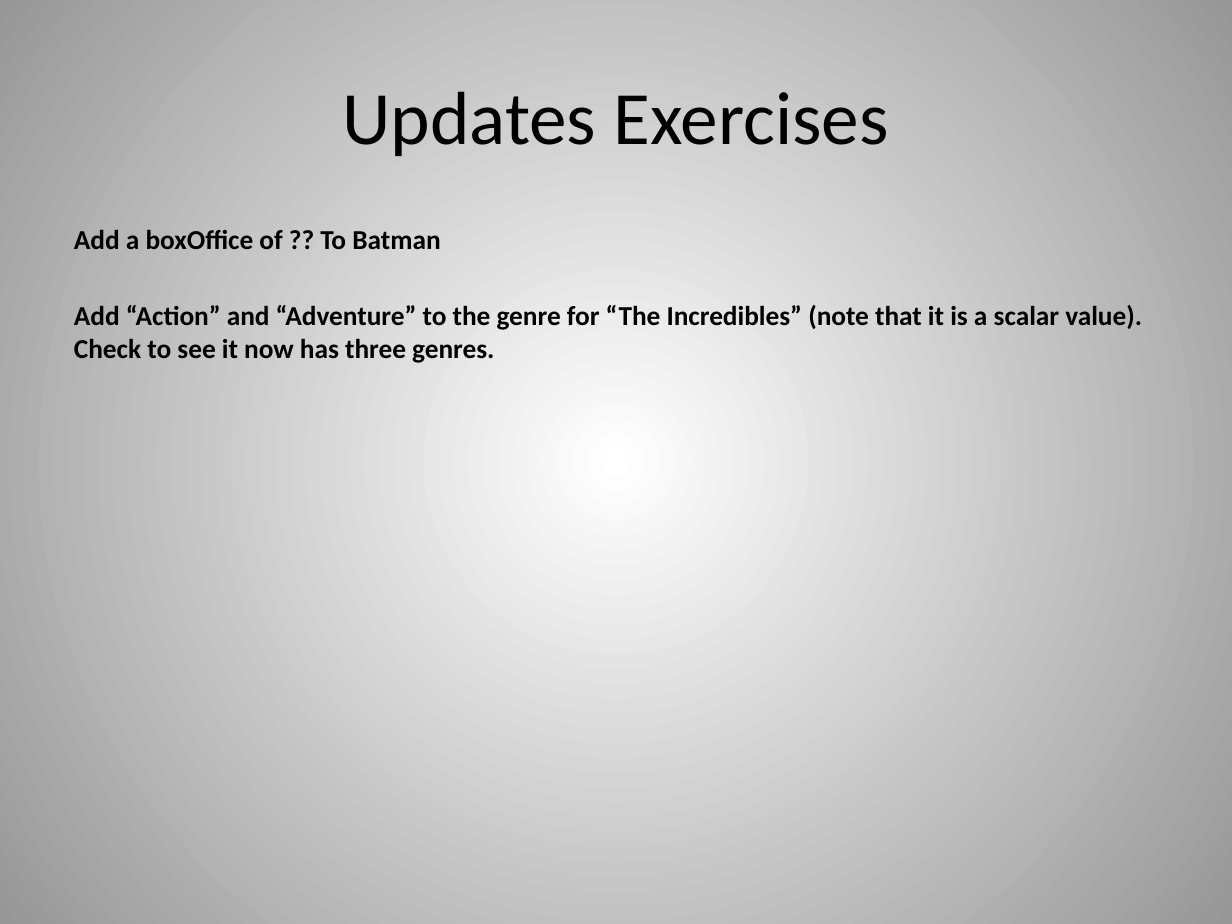
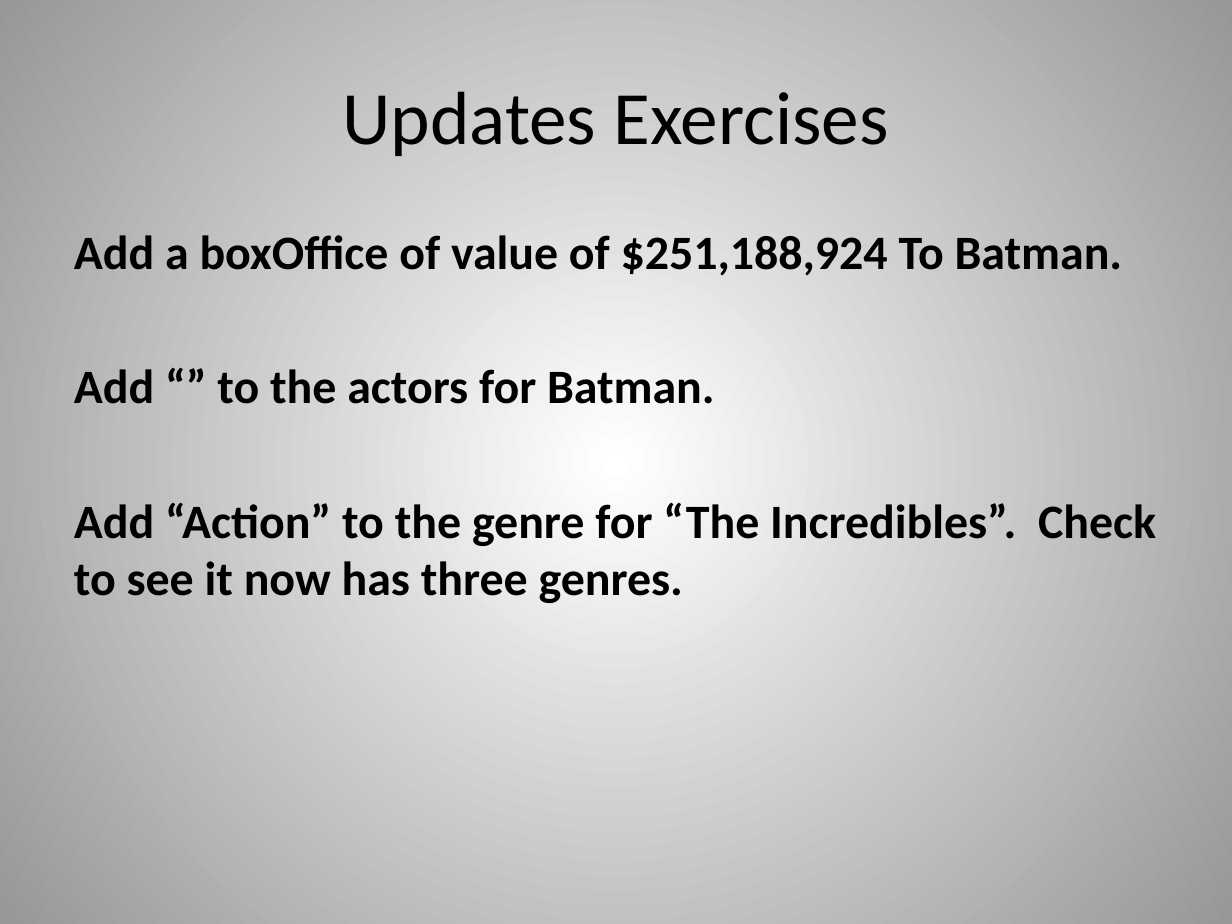
Before and after one commit to dvanvali/mongoDbPresentation, a slide deck: slide 21 of MongoDBChanges.pptx. Drawn at 1232x924 pixels with LibreOffice and Linux fonts; fonts in the diff are those of the drawing. Boxes give left, top, right and bottom in pixels: in the first picture for what was removed or moved away, otherwise in the second. Text is boxed around its words. In the diff, an @@ line names an element or a change of style, - is before the commit and + after.

Commit message:
Add validation and fix genre

```diff
--- a/MongoDBChanges.pptx
+++ b/MongoDBChanges.pptx
@@ text at (74,235,1156,603): text changed; size 16 to 28 pt @@
-Add a boxOffice of ?? To Batman
-Add “Action” and “Adventure” to the genre for “The Incredibles” (note that it is a scalar value). Check to see it now has three genres.
+Add a boxOffice of value of $251,188,924 To Batman.
+Add “” to the actors for Batman.
+Add “Action” to the genre for “The Incredibles”. Check to see it now has three genres.
```
Also in this commit, not shown: 11 other slides changed, 5 slides added, 1 slide removed, 1 other file.
